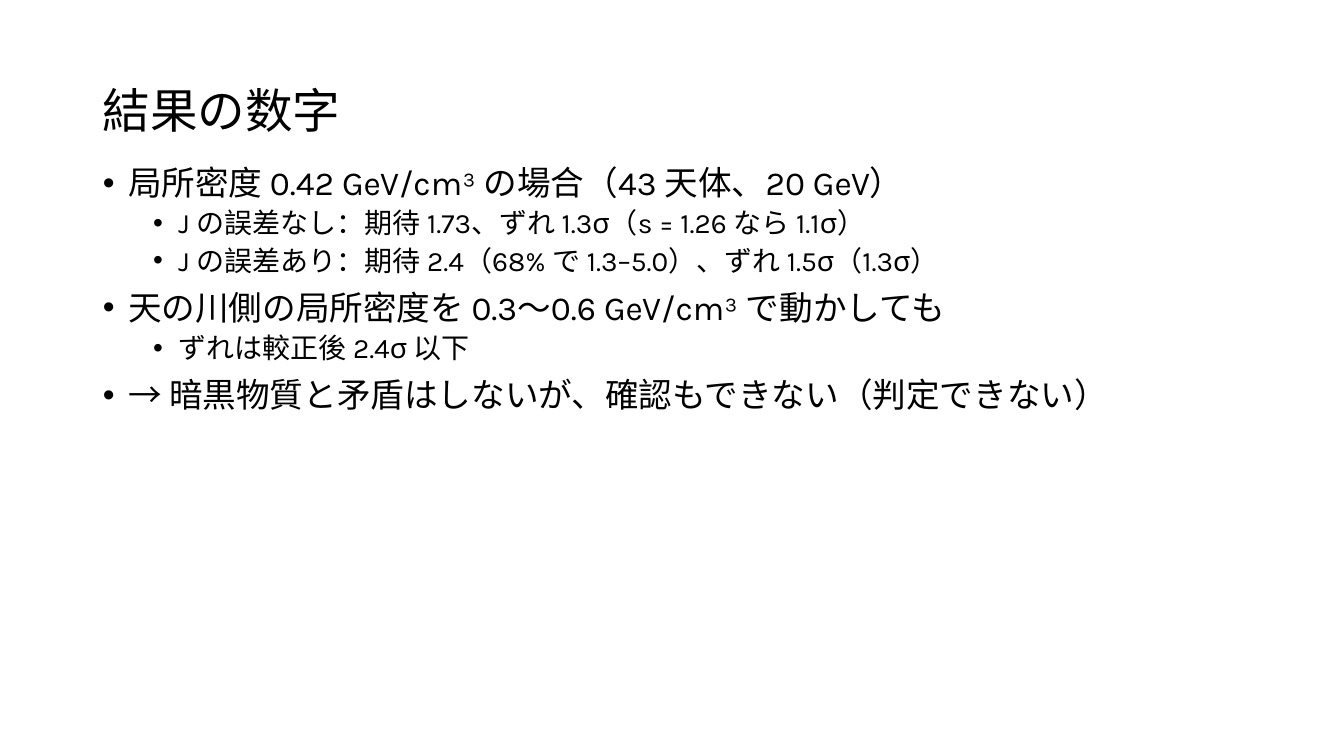
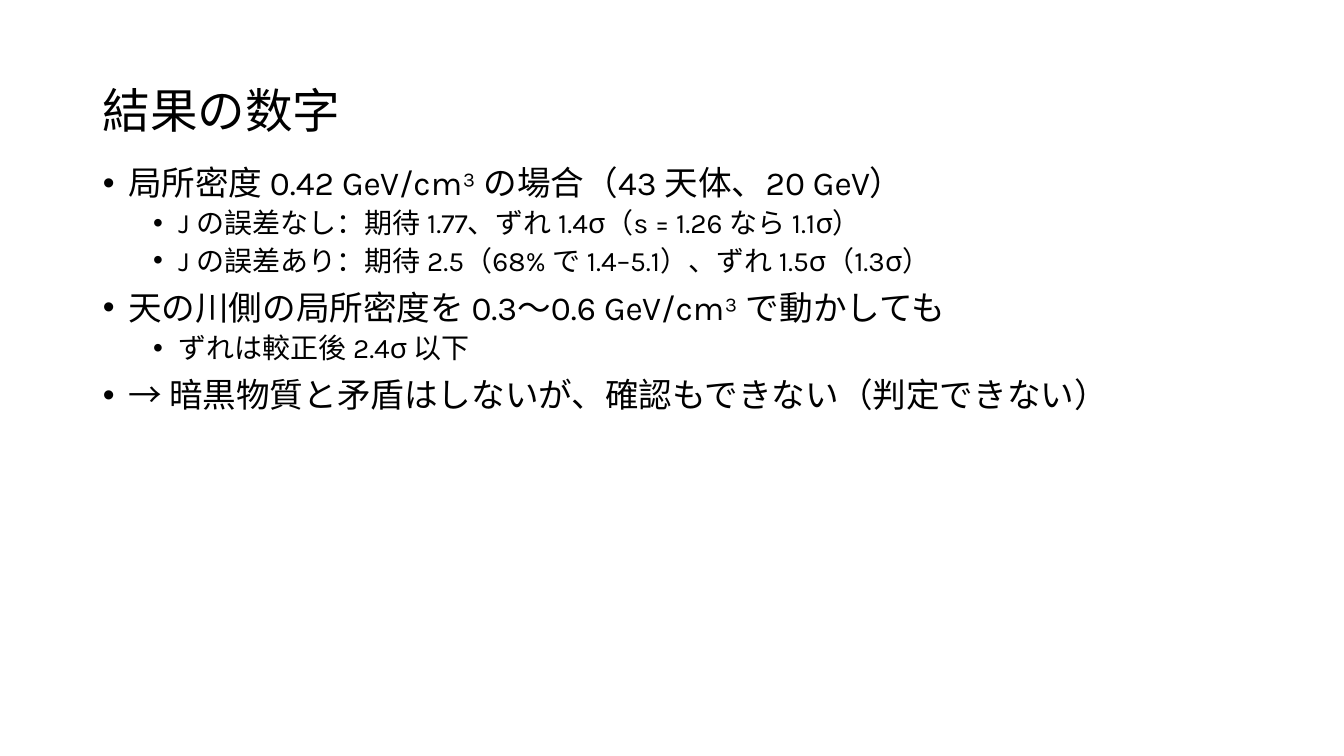
Before and after one commit to Mikann20041029/darkmatter-slides, a slide deck: slide 34 of slides/2026-10-02_研究進捗報告_claude.pptx. Drawn at 1344x756 pixels with LibreOffice and Linux fonts; fonts in the diff are those of the drawing. Boxes give left, top, right and bottom in pixels: in the first picture for what was removed or moved away, otherwise in the second. Text is boxed around its words. In the diff, an @@ line names an element or a change of style, - is before the commit and + after.

```diff
--- a/slides/2026-10-02_研究進捗報告_claude.pptx
+++ b/slides/2026-10-02_研究進捗報告_claude.pptx
@@ text at (x1=178, y1=209, x2=931, y2=274): text changed @@
-  • J の誤差なし：期待 1.73、ずれ 1.3σ（s = 1.26 なら 1.1σ）
-  • J の誤差あり：期待 2.4（68% で 1.3–5.0）、ずれ 1.5σ（1.3σ）
+  • J の誤差なし：期待 1.77、ずれ 1.4σ（s = 1.26 なら 1.1σ）
+  • J の誤差あり：期待 2.5（68% で 1.4–5.1）、ずれ 1.5σ（1.3σ）
```
Also in this commit, not shown: 13 other slides changed, 34 other files.
